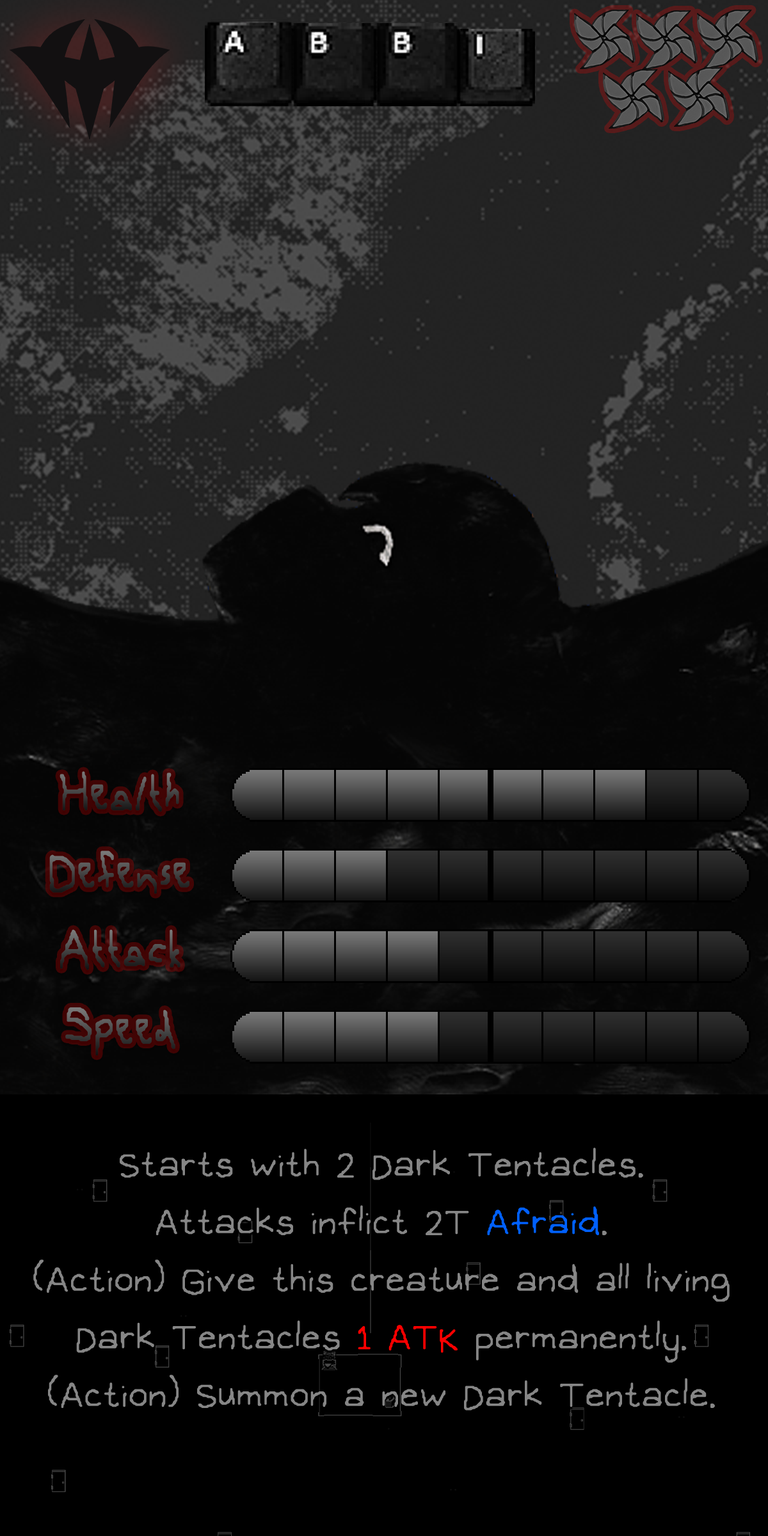
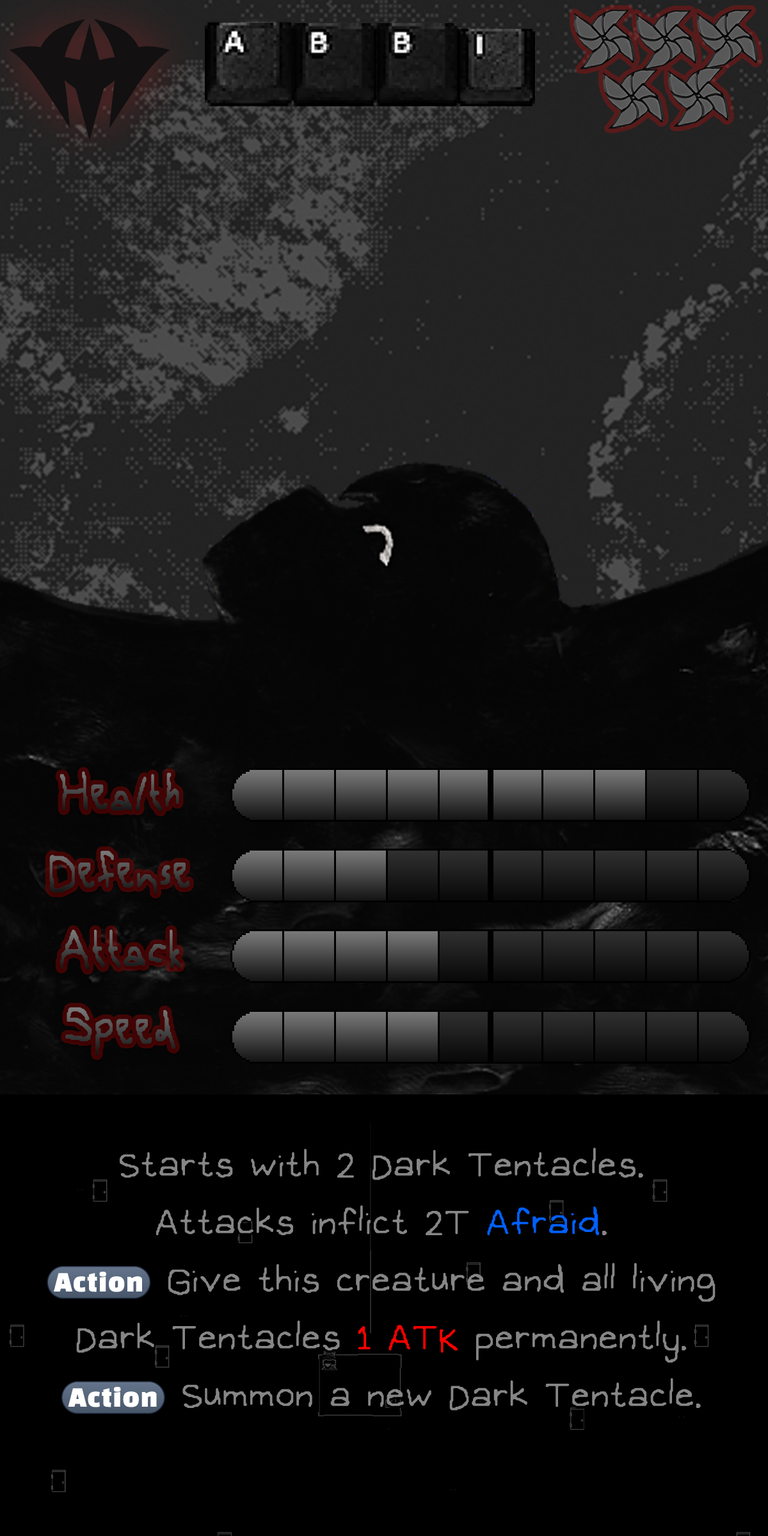
Two versions of the same layered image (768×1536). Layer-by-layer changes:
painted on "Ability" over 33, 1155, 730, 1415
